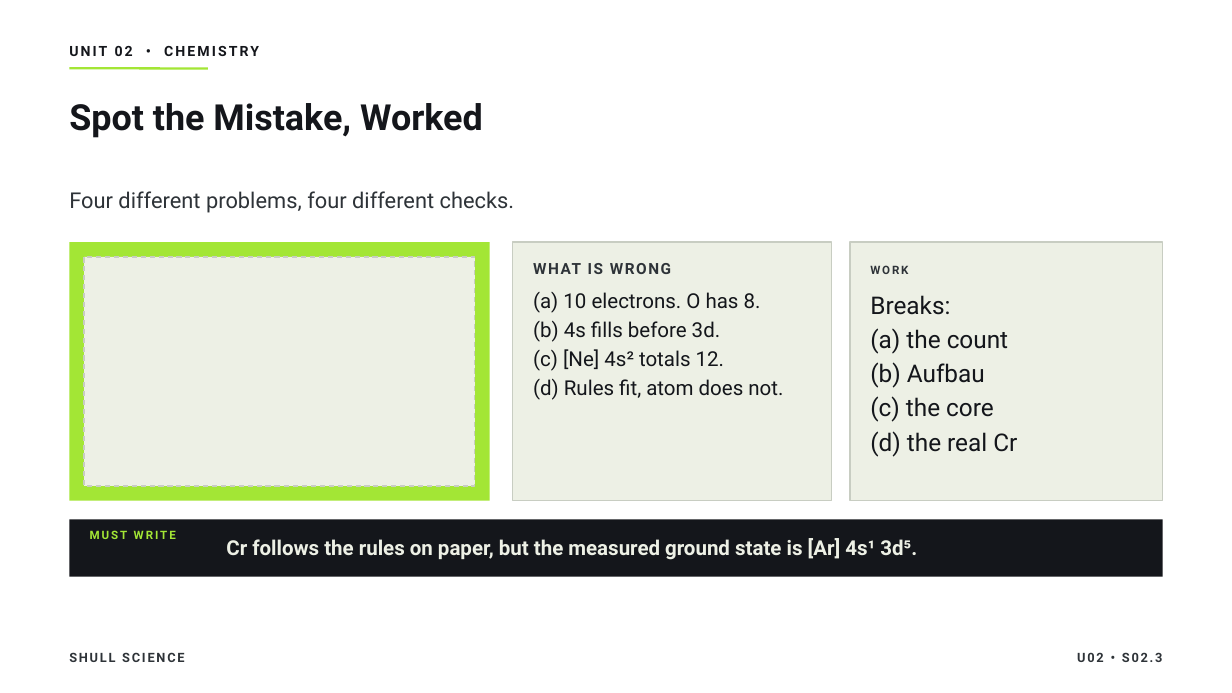
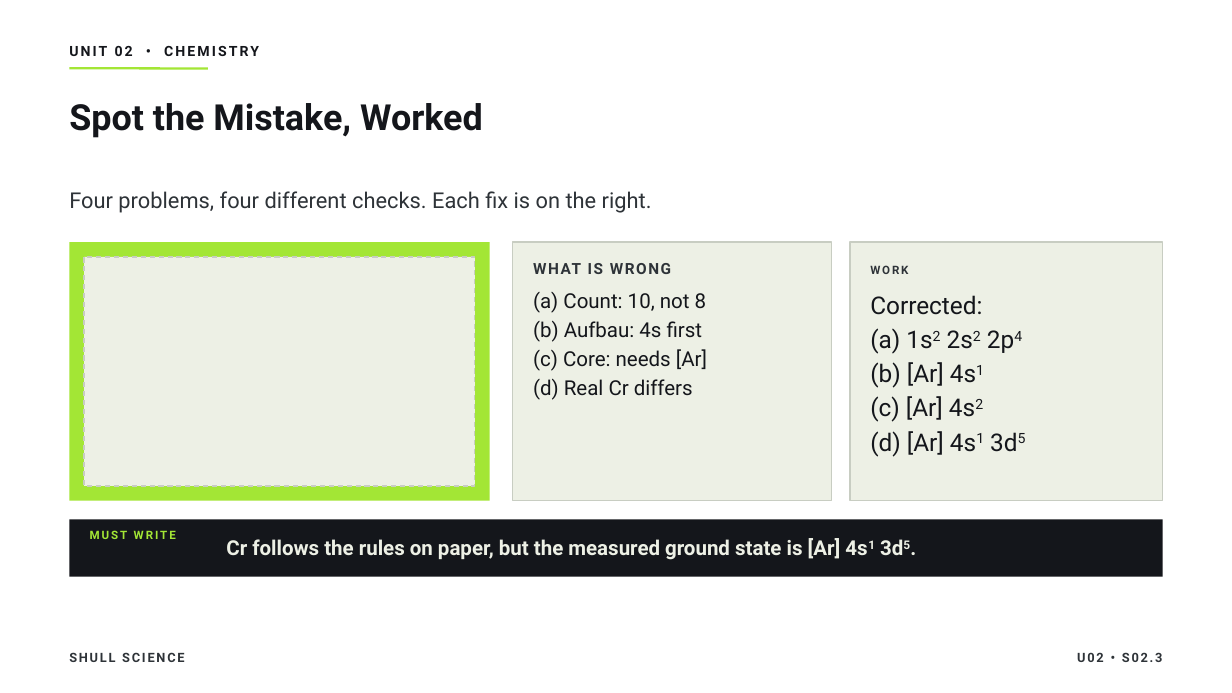
Before and after one commit to Hayabusa015/WorkWork, a slide deck: slide 18 of deliverables/chem-u02/SHULL_CHEM_Slides_U02_S02.3.pptx. Drawn at 1232x693 pixels with LibreOffice and Linux fonts; fonts in the diff are those of the drawing. Boxes give left, top, right and bottom in pixels: in the first picture for what was removed or moved away, otherwise in the second. Text is boxed around its words. In the diff, an @@ line names an element or a change of style, - is before the commit and + after.

```diff
--- a/deliverables/chem-u02/SHULL_CHEM_Slides_U02_S02.3.pptx
+++ b/deliverables/chem-u02/SHULL_CHEM_Slides_U02_S02.3.pptx
@@ text at (69, 191, 652, 213): text changed @@
-Four different problems, four different checks.
+Four problems, four different checks. Each fix is on the right.
@@ text at (533, 292, 707, 400): text changed @@
-(a) 10 electrons. O has 8.
-(b) 4s fills before 3d.
-(c) [Ne] 4s² totals 12.
-(d) Rules fit, atom does not.
+(a) Count: 10, not 8
+(b) Aufbau: 4s first
+(c) Core: needs [Ar]
+(d) Real Cr differs
@@ text at (870, 295, 982, 456): text changed @@
-Breaks:
-(a) the count
-(b) Aufbau
-(c) the core
-(d) the real Cr
+Corrected:
+(a) 1s2 2s2 2p4
+(b) [Ar] 4s1
+(c) [Ar] 4s2
+(d) [Ar] 4s1 3d5
@@ text at (226, 538, 841, 560): text changed @@
-Cr follows the rules on paper, but the measured ground state is [Ar] 4s¹ 3d⁵.
+Cr follows the rules on paper, but the measured ground state is [Ar] 4s1 3d5.
```
Also in this commit, not shown: 8 other slides changed, 2 slides added, 6 other files.
